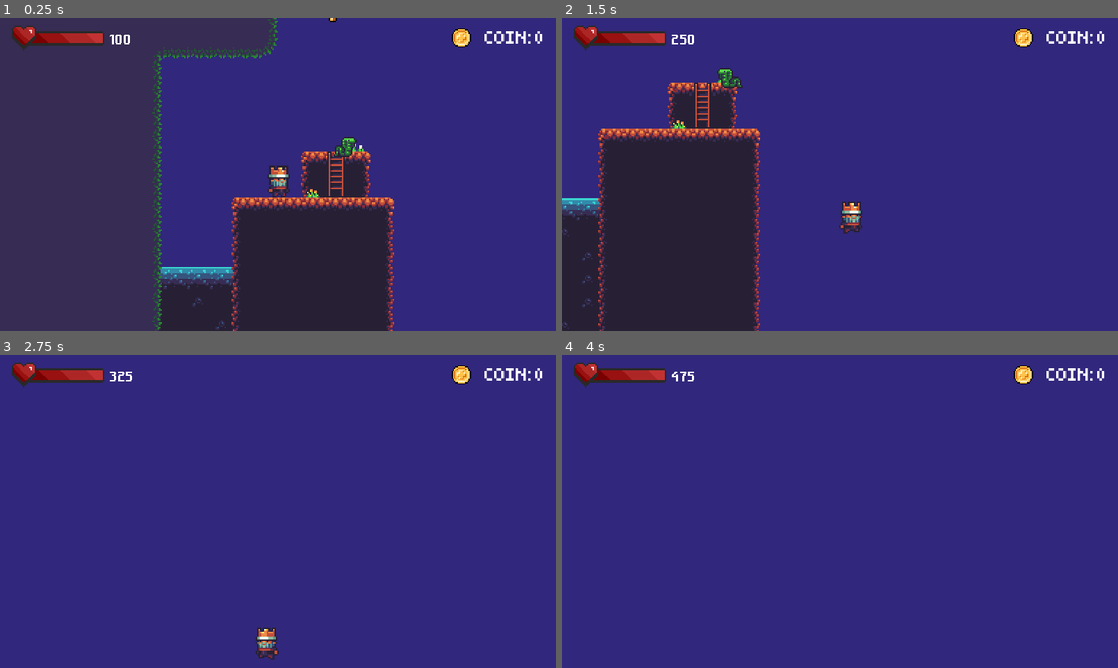
Above: before the commit, frames 1-4 (two rows, left to right).
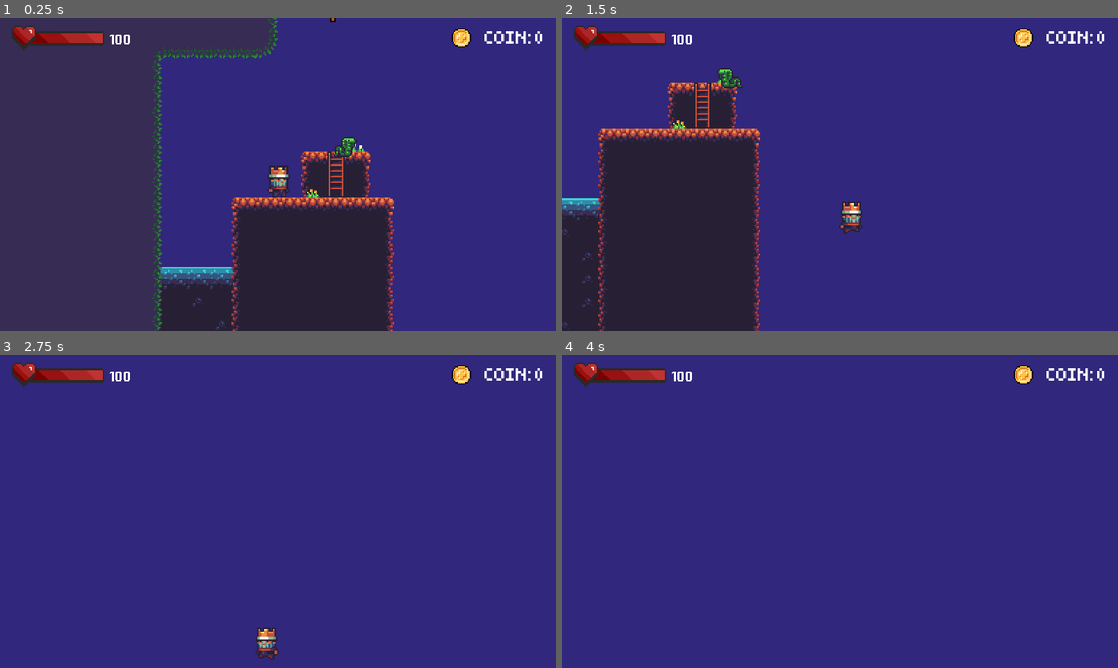
Above: after the commit, the same moments.

Repository: squach90/ForestPlatformerGodot
Game: Godot game, scene res://main.tscn
Same seed, same stepped clock (60 frames per second), same inputs: the game is played once before the commit and once after it.
Inputs:
- Up to frame 1 (0.25 s): no input
- Up to frame 2 (1.5 s): tap Enter (ui_accept) at 0.5, 0.77 s; hold Right (ui_right) from 0.53 s (still down); tap K (K) at 0.6, 1.35 s
- Up to frame 3 (2.75 s): tap Enter (ui_accept) at 1.52 s; release Right (ui_right) at 2.03 s; hold Left (ui_left) from 2.03 s (still down); tap K (K) at 2.1 s
- Up to frame 4 (4 s): release Left (ui_left) at 2.78 s; hold Right (ui_right) from 2.78 s (still down); tap K (K) at 2.85, 3.6 s; tap Enter (ui_accept) at 3.02, 3.5, 3.77 s

The runs differ from the first frame. In frame 1, less than 0.1% of the frame differs, in the area x 59-61%, y 0-1%; in frame 2, less than 0.1%, in the area x 19-24%, y 5-9%; in frame 3, less than 0.1%; in frame 4, less than 0.1%.

Commit message:
Fix Infinite life bug

Diff:
--- a/Script/Global.gd
+++ b/Script/Global.gd
@@ -7,3 +7,7 @@
 var invinsible = false
 var blink_interval_global = 1.0  # Temps de clignotement global
 var coin = 0
+
+func _process(delta):
+	if life > 100:
+		life = 100
--- a/coin.tscn
+++ b/coin.tscn
@@ -61,7 +61,7 @@
 
 [node name="AnimatedSprite2D" type="AnimatedSprite2D" parent="."]
 sprite_frames = SubResource("SpriteFrames_tn6du")
-frame_progress = 0.159531
+frame_progress = 0.989737
 
 [node name="CollisionShape2D" type="CollisionShape2D" parent="."]
 shape = SubResource("CircleShape2D_an4ef")
